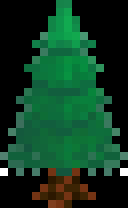
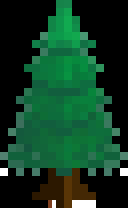
Layer changes from the first 128×208 image to the second:
painted on "Background" over [left=32, top=168, right=96, bottom=208]
